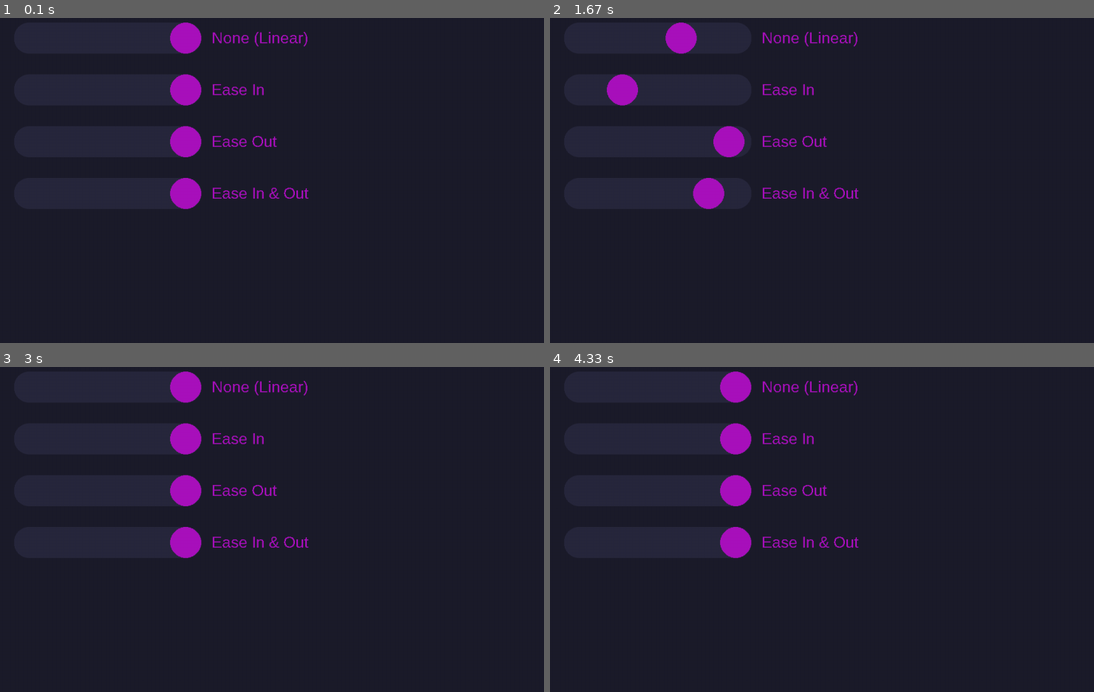
Above: before the commit, frames 1-4 (two rows, left to right).
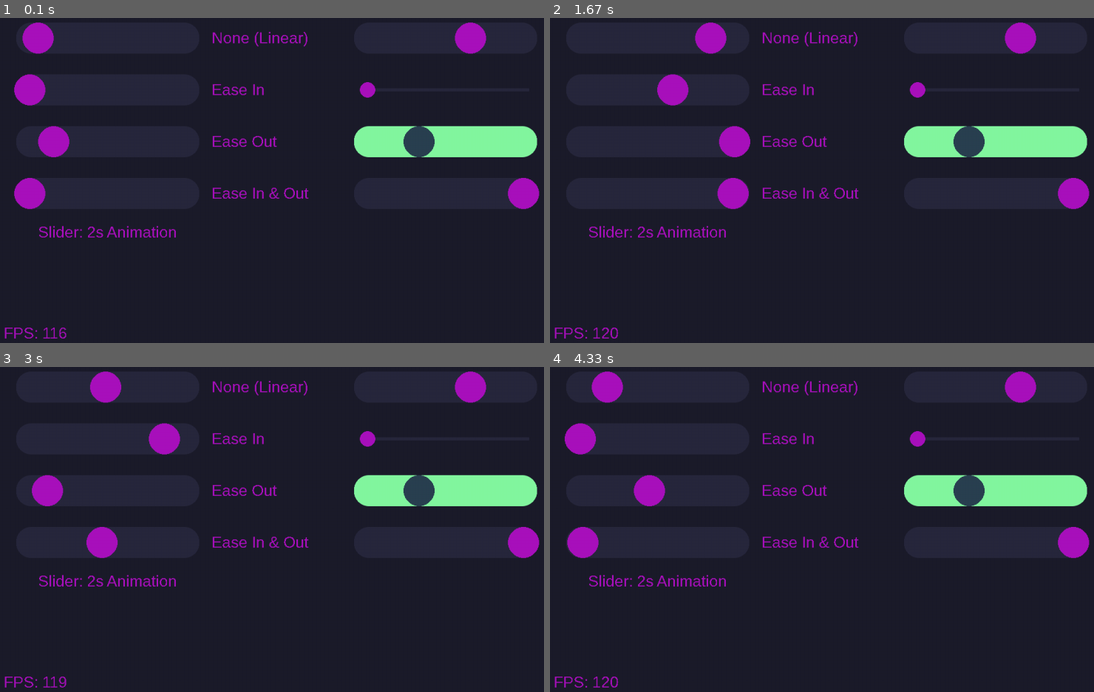
Above: after the commit, the same moments.

Repository: Hugo4IT/PygameUILib
Game: pygame game, started from main.pyw
The game is run twice, just before and just after one commit, with the same random seed, the same clock (stepped at 60 frames per second) and the same inputs.
Inputs (mouse positions are in pixels of both pictures, inside the frame that each line leads up to):
- Up to frame 1 (0.1 s): no input
- Up to frame 2 (1.67 s): click (658, 232) at 0.88 s, where only the run after the commit has a clickable "Slider: 2s Animation"
- Up to frame 3 (3 s): no input
- Up to frame 4 (4.33 s): no input

The runs differ from the first frame. In frame 1, 8.2% of the frame differs, in the area x 0-100%, y 1-99%; in frame 2, 7.4%; in frame 3, 8.0%; in frame 4, 8.2%.

Commit message:
Fully finished PygameAnimationLib Added slider element to PygameUILib Changed README.md to take account for the new trello board with progress information and feature submissions

Diff:
--- a/PygameAnimationLib.pyw
+++ b/PygameAnimationLib.pyw
@@ -46,7 +46,8 @@
         self.value = value
 
 class Animation:
-    def __init__(self, value, Duration = 1, From = 100, To = 0, Ease = EaseTypes.NONE, Loop = False, OnStart = None, Step = None, OnEnd = None):
+    def __init__(self, value, Duration = 1, From = 100, To = 0, Ease = EaseTypes.NONE,
+                Loop = False, OnStart = None, Step = None, OnEnd = None, LoopReverse = True):
         self.AnimValue = value
         self.OnStart = OnStart
         self.Step = Step
@@ -59,11 +60,14 @@
         self.CurrentTime = 0
         self.PercentageComplete = 0
         self.Playing = False
+        self.R = False
+        self.LoopReverse = LoopReverse
 
     def Play(self):
         self.Playing = True
         if self.OnStart is not None:
             self.OnStart()
+        return self
 
     def Stop(self):
         self.Playing = False
@@ -74,32 +78,28 @@
 
     def Update(self, fps = 60):
         if self.Playing:
-            self.CurrentTime += self.Duration / fps
+            if fps > 3:
+                self.CurrentTime += 1 / fps
+            else:
+                self.CurrentTime += 0.01
             self.PercentageComplete = numpy.clip(self.CurrentTime / self.Duration, 0.0, 1.0)
-            if self.From < self.To:
-                if self.Ease == EaseTypes.NONE:
-                    self.AnimValue.value = numpy.clip(Lerp(self.From, self.To, self.PercentageComplete), self.From, self.To)
-                elif self.Ease == EaseTypes.EaseIn:
-                    self.AnimValue.value = numpy.clip(Lerp(self.From, self.To, EaseIn(self.PercentageComplete)), self.From, self.To)
-                elif self.Ease == EaseTypes.EaseOut:
-                    self.AnimValue.value = numpy.clip(Lerp(self.From, self.To, EaseOut(self.PercentageComplete)), self.From, self.To)
-                elif self.Ease == EaseTypes.EaseInOut:
-                    self.AnimValue.value = numpy.clip(Lerp(self.From, self.To, EaseInOut(self.PercentageComplete)), self.From, self.To)
-            else:
-                if self.Ease == EaseTypes.NONE:
-                    self.AnimValue.value = numpy.clip(Lerp(self.To, self.From, self.PercentageComplete), self.To, self.From)
-                elif self.Ease == EaseTypes.EaseIn:
-                    self.AnimValue.value = numpy.clip(Lerp(self.To, self.From, EaseIn(self.PercentageComplete)), self.To, self.From)
-                elif self.Ease == EaseTypes.EaseOut:
-                    self.AnimValue.value = numpy.clip(Lerp(self.To, self.From, EaseOut(self.PercentageComplete)), self.To, self.From)
-                elif self.Ease == EaseTypes.EaseInOut:
-                    self.AnimValue.value = numpy.clip(Lerp(self.To, self.From, EaseInOut(self.PercentageComplete)), self.To, self.From)
-            print(self.AnimValue.value)
+            if self.Ease == EaseTypes.NONE:
+                self.AnimValue.value = numpy.clip(Lerp(self.From, self.To, self.PercentageComplete), self.From, self.To)
+            elif self.Ease == EaseTypes.EaseIn:
+                self.AnimValue.value = numpy.clip(Lerp(self.From, self.To, EaseIn(self.PercentageComplete)), self.From, self.To)
+            elif self.Ease == EaseTypes.EaseOut:
+                self.AnimValue.value = numpy.clip(Lerp(self.From, self.To, EaseOut(self.PercentageComplete)), self.From, self.To)
+            elif self.Ease == EaseTypes.EaseInOut:
+                self.AnimValue.value = numpy.clip(Lerp(self.From, self.To, EaseInOut(self.PercentageComplete)), self.From, self.To)
+            if self.R:
+                self.AnimValue.value = self.To - self.AnimValue.value
             if self.Step is not None:
                 self.Step()
             if self.PercentageComplete == 1.0:
                 if self.Loop == True:
                     self.CurrentTime = 0
                     self.PercentageComplete = 0.0
+                    if self.LoopReverse:
+                        self.R = not self.R
                 else:
                     self.Stop()
--- a/PygameUILib.pyw
+++ b/PygameUILib.pyw
@@ -157,7 +157,7 @@
                         self.nonresponsivecolor = pygame.Color(v)
             self.label = Label("Heloo, am snek", "Arial", 30, self.x, self.y, "#A911BD")
 
-    def Draw(self, surface):
+    def Draw(self, surface, fps = 60):
         if self.responsive:
             mpos = pygame.mouse.get_pos()
             if mpos[0] > self.x-self.sx/2 and mpos[0] < self.x+self.sx/2 and mpos[1] > self.y-self.sy/2 and mpos[1] < self.y+self.sy/2:
@@ -246,7 +246,7 @@
             PreloadFont(font.split(".")[0], int(font.split(".")[1]))
         self.tfont = loadedFonts[font]
 
-    def Draw(self, surface):
+    def Draw(self, surface, fps = 60):
         if not self.hidden:
             text_surface = self.tfont.render(self.text, False, self.color)
             self.height = text_surface.get_height()
@@ -260,6 +260,16 @@
 
 class Slider():
     def __init__(self, config):
+        self.x = 0
+        self.y = 0
+        self.width = 100
+        self.linesize = 10
+        self.knobsize = 5
+        self.linecolor = pygame.Color("Red")
+        self.knobcolor = pygame.Color("Red")
+        self.value = 0
+        self.max = 100
+        self.responsive = True
         self.dragging = False
         tc = config.split("\n")
         for value in tc:
@@ -288,7 +298,7 @@
                 elif k == "responsive":
                     self.responsive = v == "True"
 
-    def Draw(self, surface):
+    def Draw(self, surface, fps = 60):
         global PUIL_CursorDragging
         if Distance(int((self.x-self.width/2)+self.value*(self.width/self.max)), pygame.mouse.get_pos()[0], self.y, pygame.mouse.get_pos()[1]) <= self.knobsize:
             if self.responsive:
@@ -310,7 +320,7 @@
                 tp2 -= self.x-self.width/2
                 tp2 /= self.width/self.max
                 self.value = tp2
-        draw_rounded_rect(surface, pygame.Rect(self.x-self.width/2-self.knobsize, int(self.y-self.linesize/2), self.width+self.knobsize*2,
+        draw_rounded_rect(surface, pygame.Rect(self.x-self.width/2-self.knobsize+4, int(self.y-self.linesize/2), self.width+self.knobsize*2-8,
         int(self.linesize)), self.linecolor, int(math.floor(self.linesize/2)-2))
         pygame.draw.circle(surface, self.knobcolor, (int((self.x-self.width/2)+self.value*(self.width/self.max)), int(self.y)), self.knobsize)
 
--- a/main.pyw
+++ b/main.pyw
@@ -37,6 +37,13 @@
 """
 
 labelConfig = """
+position: 250,475
+fontcolor: #A911BD
+hidden: False
+align: Center
+"""
+
+sliderLabelConfig = """
 position: 450,500
 fontcolor: #A911BD
 hidden: False
@@ -55,6 +62,17 @@
 responsive: False
 """
 
+SliderConfig2 = """
+position: 900, 800
+linecolor: #28283D
+knobcolor: #A911BD
+width: 300
+linesize: 60
+knobsize: 30
+value: 0
+max: 100
+"""
+
 print("Initializing User Interface Elements")
 #AnimationLib Demo UI Elements
 uielems = []
@@ -70,76 +88,79 @@
 s4 = Slider(SliderConfig)
 s4.y = 400
 uielems.append(s4)
-l1 = Label(labelConfig)
+l1 = Label(sliderLabelConfig)
 l1.y = 100
 l1.SetFont("Arial.30")
 l1.text = "None (Linear)"
 uielems.append(l1)
-l2 = Label(labelConfig)
+l2 = Label(sliderLabelConfig)
 l2.y = 200
 l2.text = "Ease In"
 l2.SetFont("Arial.30")
 uielems.append(l2)
-l3 = Label(labelConfig)
+l3 = Label(sliderLabelConfig)
 l3.y = 300
 l3.SetFont("Arial.30")
 l3.text = "Ease Out"
 uielems.append(l3)
-l4 = Label(labelConfig)
+l4 = Label(sliderLabelConfig)
 l4.y = 400
 l4.SetFont("Arial.30")
 l4.text = "Ease In & Out"
 uielems.append(l4)
+l5 = Label(labelConfig)
+l5.SetFont("Arial.30")
+l5.text = "Slider: 2s Animation"
+uielems.append(l5)
+l6 = Label(labelConfig)
+l6.SetFont("Arial.30")
+l6.text = "FPS: 999"
+l6.x = 50
+l6.align = 0
+l6.y = screen.get_height() - 50
+uielems.append(l6)
+
+#Styles Demo UI Elements
+s5 = Slider(SliderConfig2)
+s5.y = 100
+s5.value = 66
+uielems.append(s5)
+s6 = Slider(SliderConfig2)
+s6.y = 200
+s6.knobsize = 15
+s6.linesize = 6
+uielems.append(s6)
+s7 = Slider(SliderConfig2)
+s7.y = 300
+s7.knobcolor = pygame.Color("#2a4151")
+s7.linecolor = pygame.Color("#83f7a0")
+s7.value = 33
+uielems.append(s7)
+s8 = Slider(SliderConfig2)
+s8.y = 400
+s8.value = 100
+uielems.append(s8)
 
 print("Creating Animations")
 animations = []
 NoEasingValue = AnimatableValue(0)
-NoEasing = Animation(NoEasingValue, From = 0, To = 100, Duration = 3, Ease = EaseTypes.NONE)
+NoEasing = Animation(NoEasingValue, From = 0, To = 100, Duration = 2, Ease = EaseTypes.NONE, Loop = True, LoopReverse = True)
 animations.append(NoEasing)
 EaseInValue = AnimatableValue(0)
-EaseIn = Animation(EaseInValue, From = 0, To = 100, Duration = 3, Ease = EaseTypes.EaseIn)
+EaseIn = Animation(EaseInValue, From = 0, To = 100, Duration = 2, Ease = EaseTypes.EaseIn, Loop = True, LoopReverse = True)
 animations.append(EaseIn)
 EaseOutValue = AnimatableValue(0)
-EaseOut = Animation(EaseOutValue, From = 0, To = 100, Duration = 3, Ease = EaseTypes.EaseOut)
+EaseOut = Animation(EaseOutValue, From = 0, To = 100, Duration = 2, Ease = EaseTypes.EaseOut, Loop = True, LoopReverse = True)
 animations.append(EaseOut)
 EaseInOutValue = AnimatableValue(0)
-EaseInOut = Animation(EaseInOutValue, From = 0, To = 100, Duration = 3, Ease = EaseTypes.EaseInOut)
+EaseInOut = Animation(EaseInOutValue, From = 0, To = 100, Duration = 2, Ease = EaseTypes.EaseInOut, Loop = True, LoopReverse = True)
 animations.append(EaseInOut)
 for a in animations:
     a.Play()
-RNoEasingValue = AnimatableValue(100)
-RNoEasing = Animation(RNoEasingValue, From = 100, To = 0, Duration = 3, Ease = EaseTypes.NONE)
-animations.append(RNoEasing)
-REaseInValue = AnimatableValue(100)
-REaseIn = Animation(REaseInValue, From = 100, To = 0, Duration = 3, Ease = EaseTypes.EaseIn)
-animations.append(REaseIn)
-REaseOutValue = AnimatableValue(100)
-REaseOut = Animation(REaseOutValue, From = 100, To = 0, Duration = 3, Ease = EaseTypes.EaseOut)
-animations.append(REaseOut)
-REaseInOutValue = AnimatableValue(100)
-REaseInOut = Animation(REaseInOutValue, From = 100, To = 0, Duration = 3, Ease = EaseTypes.EaseInOut)
-animations.append(REaseInOut)
-
-def SetRev():
-    global Reverse
-    Reverse = True
-    RNoEasing.Play()
-
-NoEasing.OnEnd = SetRev
-EaseIn.OnEnd = REaseIn.Play
-EaseOut.OnEnd = REaseOut.Play
-EaseInOut.OnEnd = REaseInOut.Play
-RNoEasing.OnEnd = NoEasing.Play
-REaseIn.OnEnd = EaseIn.Play
-REaseOut.OnEnd = EaseOut.Play
-REaseInOut.OnEnd = EaseInOut.Play
 
 def QuitGame():
     pygame.quit()
     sys.exit()
-
-global Reverse
-Reverse = False
 
 # Game loop.
 while True:
@@ -154,29 +175,21 @@
                 QuitGame()
     key_input = pygame.key.get_pressed()
 
-    if EaseInValue.value == 100:
-        Reverse = True
-        EaseInValue.value = 0
-    #if REaseInValue.value == 0:
-    #    Reverse = False
-    #    REaseInValue.value = 100
+    s1.value = NoEasingValue.value
+    s2.value = EaseInValue.value
+    s3.value = EaseOutValue.value
+    s4.value = EaseInOutValue.value
 
-    if not Reverse:
-        s1.value = RNoEasingValue.value
-        s2.value = REaseInValue.value
-        s3.value = REaseOutValue.value
-        s4.value = REaseInOutValue.value
-    else:
-        s1.value = RNoEasingValue.value
-        s2.value = REaseInValue.value
-        s3.value = REaseOutValue.value
-        s4.value = REaseInOutValue.value
+    tfps = fpsClock.get_fps()
+    if tfps < 3:
+        tfps = 3
+    l6.text = "FPS: "+str(int(tfps))
 
     for a in animations:
-        a.Update(fps)
+        a.Update(int(tfps))
 
     for e in uielems:
-        e.Draw(screen)
+        e.Draw(screen, int(tfps))
 
     pygame.display.flip()
-    fpsClock.tick(fps)
+    fpsClock.tick(1000)
Not shown, changed: README.md
